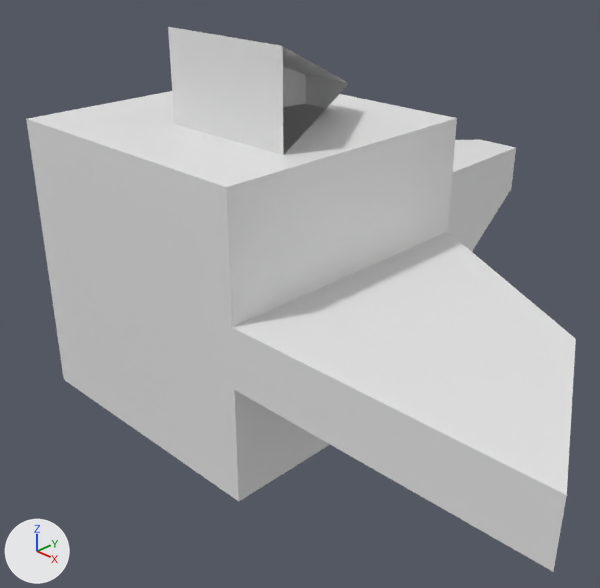
What one commit did to the Blender file pingo/src/blender/thing1.blend.
Camera for both pictures: a 50 mm lens placed at (1.022, -0.899, 0.585), pointed at (0.096, 0.038, -0.051). The lights are fixed; the arrows at lower left show +X, +Y and +Z.
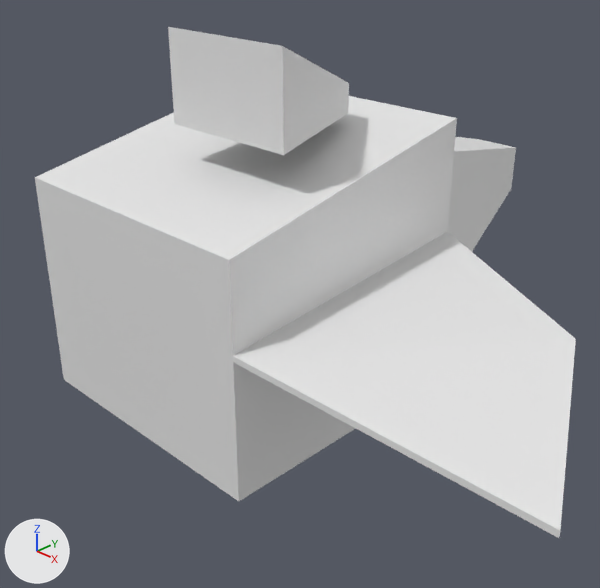
Pixel boxes [x1, y1, x2, y2] of what changed, in the pictures (600 x 588 px):
'Cube', reshaped (6% shorter)
    before: [26, 27, 576, 571]
    after: [35, 27, 576, 538]
part 1 of me_cube, built on
    before: [26, 75, 575, 571]
    after: [35, 46, 575, 538]

The change, as a list of edits to the scene's bpy script:
```text
Change me_cube:
    where me_cube.from_pydata(...)  # 32 vertices, 23 faces; spans x -0.5..1.5, y -0.5..1.6, z -0.5..0.8
    used by ob_cube; location = (0.0, 0.0, 0.0); scale = (0.5, 0.5, 0.5)
    verts and faces of me_cube; kept vertices keep their numbers, new ones are numbered from 32
    before: 1 (0.5, -0.5, 0.5) at pixel (226, 187), 4 (-0.5, -0.5, 0.5) at pixel (26, 118), 10 (0.3, 0.6, 0.2), 14 (-0.5, 0.6, 0.2), 18 (1.5, -0.5, 0.1) at pixel (566, 495)
    before: 20 (0.5, -0.5, -0.1) at pixel (234, 389), 21 (1.5, -0.5, -0.1) at pixel (553, 572), 23 (0.5, -0.5, 0.1) at pixel (231, 327), 24 (0.1, 0.3, 0.5) at pixel (326, 108), 25 (0.4, -0.2, 0.5) at pixel (283, 155)
    before: 27 (0.2, 0.3, 0.6) at pixel (349, 82), 28 (0.4, -0.2, 0.8) at pixel (282, 45)
    me_cube part 1
    add verts[1] = (0.5, -0.5, 0.3)  # moved, pixel (229, 260)
    add verts[4] = (-0.5, -0.5, 0.3)  # moved, pixel (34, 177)
    add verts[10] = (0.3, 0.6, 0.32)  # moved
    add verts[14] = (-0.5, 0.6, 0.32)  # moved
    add verts[18] = (1.5, -0.5, 0.01)  # moved, pixel (560, 530)
    add verts[23] = (0.5, -0.5, 0.01)  # moved, pixel (232, 356)
    add verts[20] = (0.5, -0.5, -0.01)  # moved, pixel (233, 362)
    add verts[21] = (1.5, -0.5, -0.01)  # moved, pixel (559, 538)
    add verts[24] = (0.2, 0.3, 0.5)  # moved, pixel (348, 113)
    add faces += [(24, 27, 28, 25)]
```
